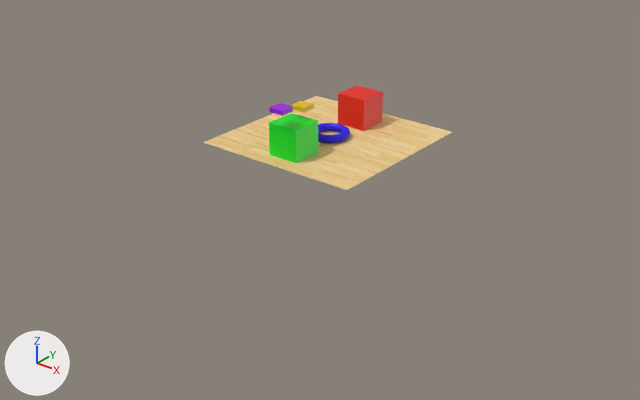
Before and after pictures for a commit that changed the glTF model resources/scene.glb.
The view is the same before and after, from a camera (50 mm lens) standing at (30.9, -39.6, 20.1) and looking at (0.7, -1.9, -3.3). The lights are fixed; the arrows at lower left show +X, +Y and +Z. Where no turn or scale is listed for an object, it has been applied to the vertices.
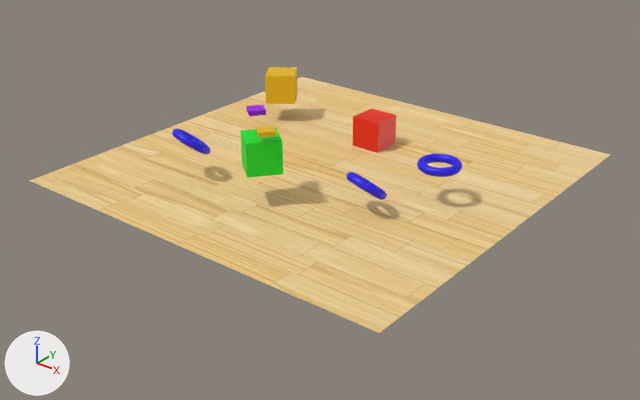
Changed parts and their boxes [x1, y1, x2, y2] in the pictures (640 x 400 px):
'Plane', moved, rescaled (132% wider, 171% taller)
    before: [203, 96, 452, 190]
    after: [30, 77, 610, 333]
'Cube', recoloured, reshaped, moved, turned
    before: [269, 113, 318, 163]
    after: [240, 128, 283, 178]
'Cube.001', recoloured, moved
    before: [338, 86, 383, 131]
    after: [353, 108, 396, 153]
'Torus', moved
    before: [318, 123, 350, 143]
    after: [417, 154, 462, 177]
'Cube.004', added (yellow)
    after: [265, 67, 298, 104]
'Torus.001', added (blue)
    after: [346, 172, 387, 200]
'Torus.002', added (blue)
    after: [172, 129, 210, 154]
'Cube.003', moved, turned
    before: [269, 103, 293, 116]
    after: [247, 105, 266, 116]
'Cube.002', moved, turned
    before: [291, 101, 314, 113]
    after: [256, 126, 276, 138]

Patch to the scene script:
```diff
--- a/resources/scene.glb.py
+++ b/resources/scene.glb.py
@@ me_cube_001 @@
 me_cube_001.from_pydata(...)  # 8 vertices, 12 faces; spans x -1.0..1.0, y -1.0..1.0, z -1.0..1.0
-me_cube_001.materials.append(mat_red)  # red #e72100
+me_cube_001.materials.append(mat_green)  # green #00e722
@@ me_cube_005 @@
+me_cube_005.from_pydata([(1.39, -0.27, 1.0), (1.39, -0.27, -1.0), (-0.27, -1.39, 1.0), (-0.27, -1.39, -1.0), (0.27, 1.39, 1.0), (0.27, 1.39, -1.0), (-1.39, 0.27, 1.0), (-1.39, 0.27, -1.0)], [], [(0, 4, 6), (0, 6, 2), (3, 2, 6), (3, 6, 7), (7, 6, 4), (7, 4, 5), (5, 1, 3), (5, 3, 7), (1, 0, 2), (1, 2, 3), (5, 4, 0), (5, 0, 1)])
+me_cube_005.materials.append(mat_orange)  # yellow #e7b800
@@ me_torus_002 @@
+me_torus_002.from_pydata(...)  # 576 vertices, 1152 faces; spans x -1.22..1.22, y -1.08..1.08, z -0.84..0.84
+me_torus_002.materials.append(mat_blue)  # blue #1a00e7
@@ ob_cube @@
-ob_cube = bpy.data.objects.new('Cube', me_cube)
-ob_cube.location = (0.0, -3.36, 1.0)
+ob_cube = bpy.data.objects.new('Cube', me_cube_001)
+ob_cube.location = (0.0, -6.11, 1.0)
+ob_cube.rotation_euler = (0.0, 0.0, -2.238)  # degrees (0, 0, -128)
@@ ob_torus @@
 ob_torus = bpy.data.objects.new('Torus', me_torus)
-ob_torus.location = (0.0, 0.0, 0.27)
+ob_torus.location = (7.78, 0.0, 0.27)
@@ ob_cube_001 @@
 ob_cube_001 = bpy.data.objects.new('Cube.001', me_cube_001)
-ob_cube_001.location = (0.0, 3.1, 1.0)
+ob_cube_001.location = (0.0, 4.71, -1.0)
@@ ob_plane @@
 ob_plane = bpy.data.objects.new('Plane', me_plane)
-ob_plane.location = (0.0, 0.0, 0.0)
-ob_plane.scale = (5.41, 5.41, 5.41)
+ob_plane.location = (0.0, 0.0, -2.0)
+ob_plane.scale = (12.8, 12.8, 12.8)
@@ ob_cube_004 @@
+ob_cube_004 = bpy.data.objects.new('Cube.004', me_cube_005)
+ob_cube_004.location = (-8.0, 4.79, 0.36)
@@ ob_torus_002 @@
+ob_torus_002 = bpy.data.objects.new('Torus.002', me_torus_002)
+ob_torus_002.location = (-5.42, -6.3, 0.33)
@@ ob_torus_001 @@
+ob_torus_001 = bpy.data.objects.new('Torus.001', me_torus_002.copy())
+ob_torus_001.location = (5.46, -3.7, -0.33)
```
